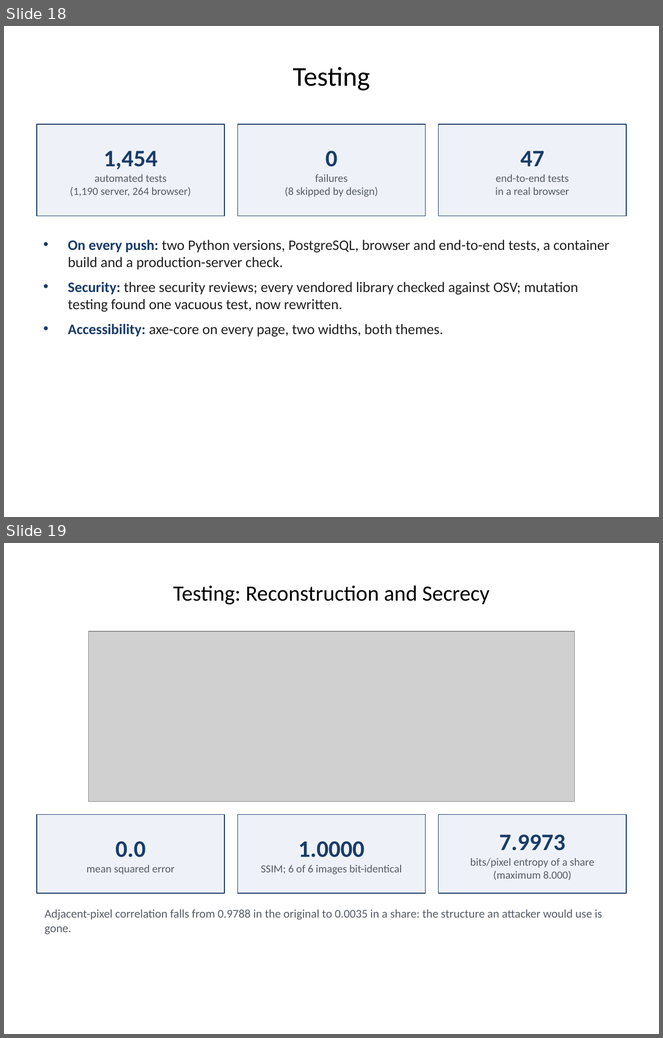
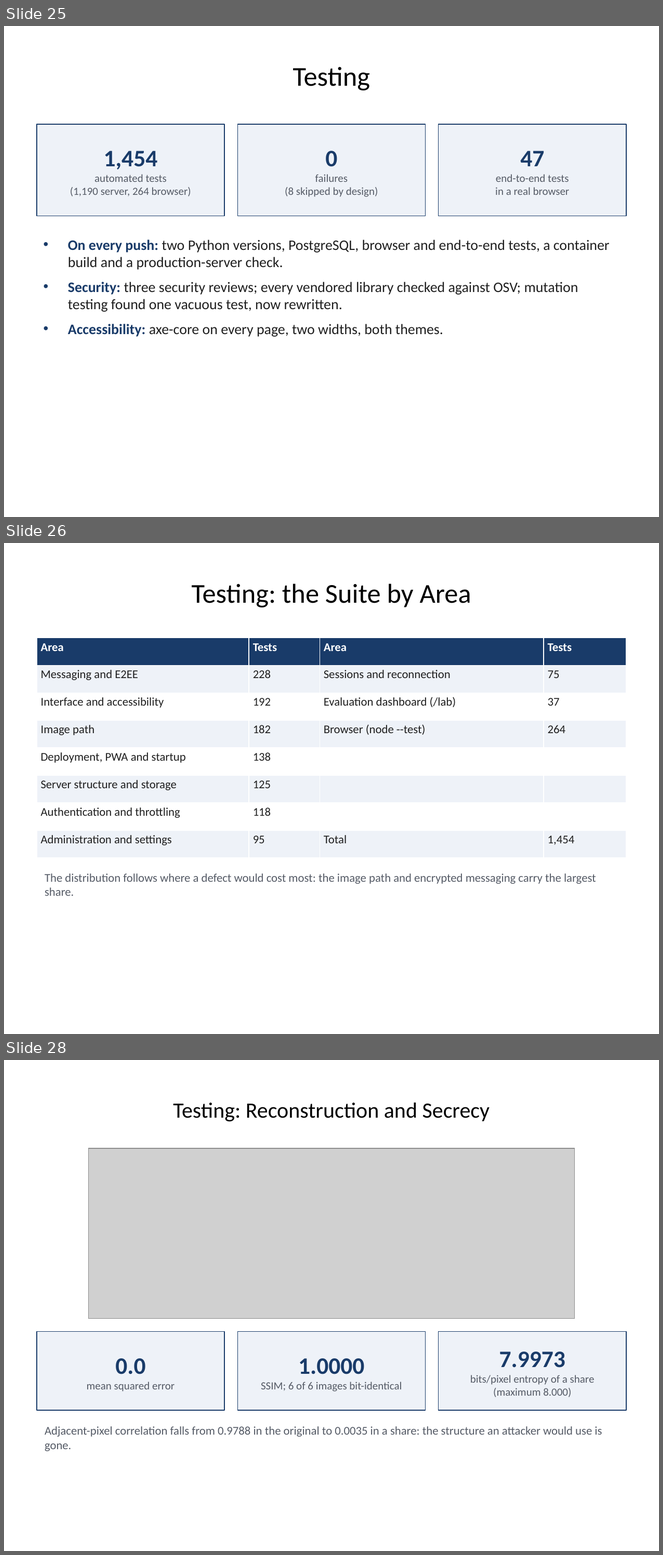
Before and after one commit to 1337PAIN/Reveal-X-chat, a slide deck: Reveal-X_FYP_Presentation.pptx. Shown one above the other, each under a label of ours: slides 18 and 19 before the commit, slides 25, 26 and 28 after it; the slides between them are not shown. The pictures are 663x1038 and 663x1555 pixels, drawn with LibreOffice and Linux fonts; fonts in the diff are those of the drawing; grey boxes stand for pictures; background and template pictures are left out. Boxes give left, top, right and bottom in pixels: in the first picture for what was removed or moved away, otherwise in the second. Text is boxed around its words. In the diff, an @@ line names an element or a change of style, - is before the commit and + after.

Commit message:
Extend the FYP presentation to 49 slides
Adds the report's comparison tables, layered architecture, STRIDE and
threat resistance model, the detector's features and datasets, the test
suite by area and test case TC-01, storage cost, the two integrity
layers, the classifier comparison, server/browser parity, Objective 9,
critical review, future recommendations, a reconstruction screenshot
and a conclusion.

```diff
--- a/Reveal-X_FYP_Presentation.pptx
+++ b/Reveal-X_FYP_Presentation.pptx
@@ slide 26 added at bbox=[4, 543, 659, 1034], background picture (left out) @@
@@ title added at bbox=[192, 584, 471, 607], 30 pt, text #000000 @@
+Testing: the Suite by Area
@@ table added at bbox=[37, 638, 626, 858], 8 rows, 4 columns @@
+Area | Tests | Area | Tests
+Messaging and E2EE | 228 | Sessions and reconnection | 75
+Interface and accessibility | 192 | Evaluation dashboard (/lab) | 37
+Image path | 182 | Browser (node --test) | 264
+Deployment, PWA and startup | 138 |  | 
+Server structure and storage | 125 |  | 
+Authentication and throttling | 118 |  | 
+Administration and settings | 95 | Total | 1,454
@@ text added at bbox=[45, 874, 596, 896], 13 pt, text #555B66 @@
+The distribution follows where a defect would cost most: the image path and encrypted messaging carry the largest share.
@@ what was slide 18 is now slide 25 @@
@@ what was slide 19 is now slide 28 @@
```
Also in this commit, not shown: 17 other slides added, 1 other file.
